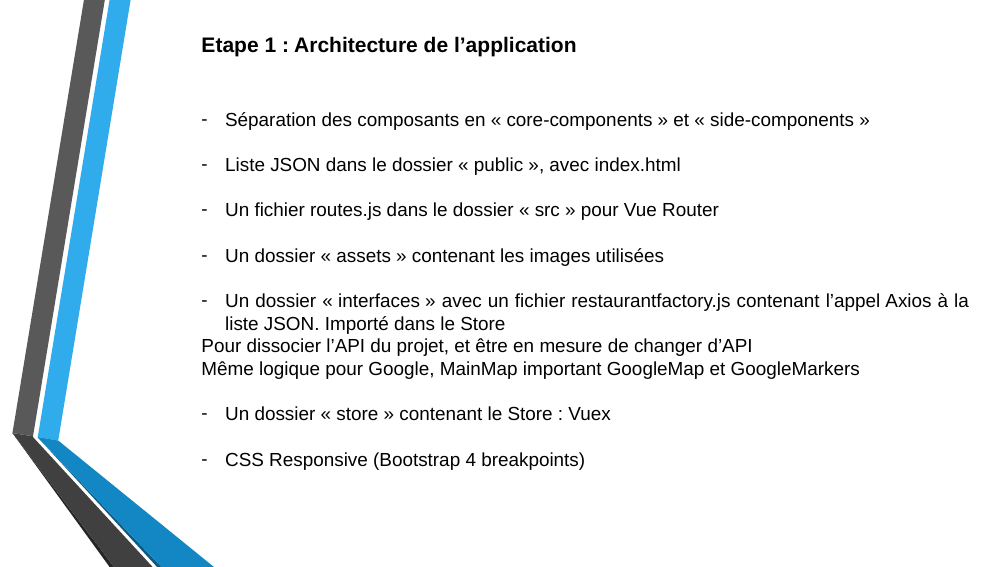
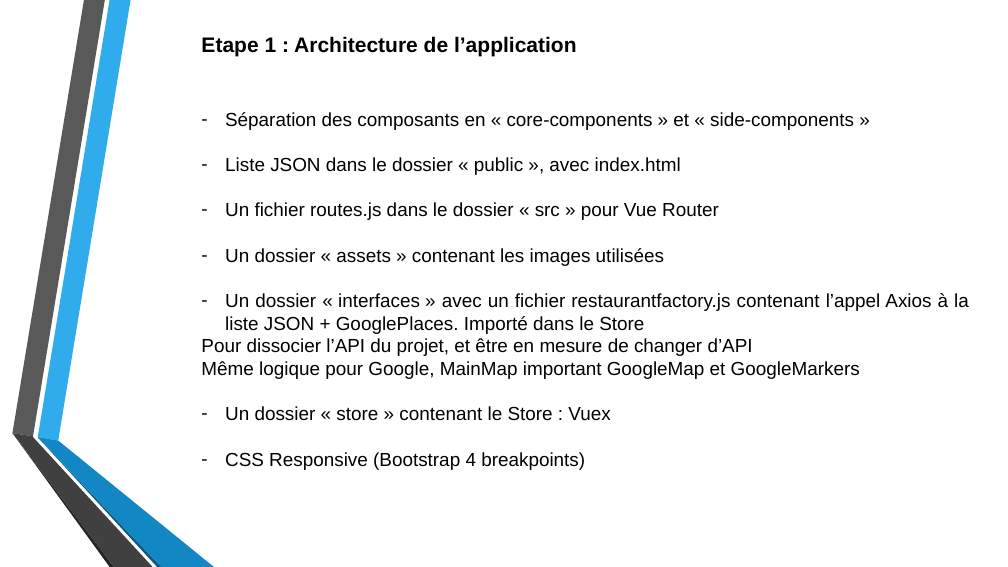
Before and after one commit to DesignGreg/Projet7-OpenClassRooms, a slide deck: slide 5 of Soutenance/Présentation Projet 7.pptx. Drawn at 1008x567 pixels with LibreOffice and Linux fonts; fonts in the diff are those of the drawing; background and template pictures are left out. Boxes give left, top, right and bottom in pixels: in the first picture for what was removed or moved away, otherwise in the second. Text is boxed around its words. In the diff, an @@ line names an element or a change of style, - is before the commit and + after.

```diff
--- a/Soutenance/Présentation Projet 7.pptx
+++ b/Soutenance/Présentation Projet 7.pptx
@@ text at <box>225,293,969,334</box>: text changed @@
-– Un dossier « interfaces » avec un fichier restaurantfactory.js contenant l’appel Axios à la liste JSON. Importé dans le Store
+– Un dossier « interfaces » avec un fichier restaurantfactory.js contenant l’appel Axios à la liste JSON + GooglePlaces. Importé dans le Store
```
Also in this commit, not shown: 2 other slides changed, 6 other files.
